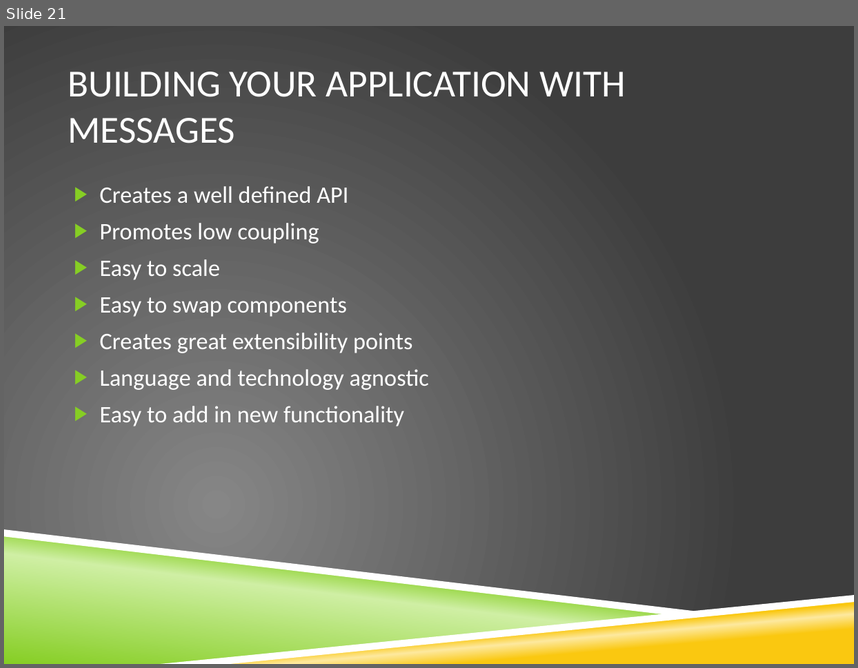
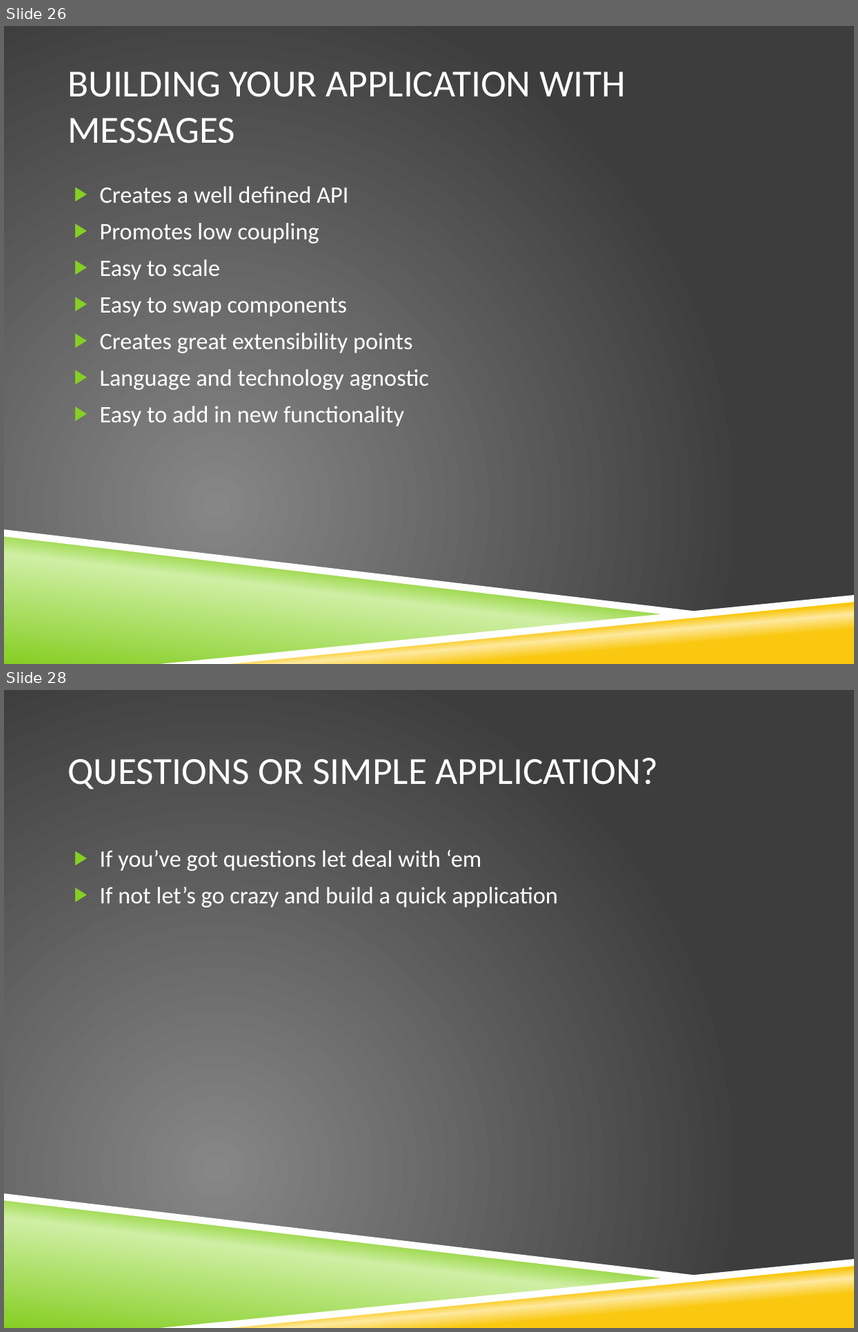
Before and after one commit to stimms/Queues, a slide deck: Queues and message based architecture.pptx. Shown one above the other, each under a label of ours: slide 21 before the commit, slides 26 and 28 after it; the slides between them are not shown. The pictures are 858x668 and 858x1332 pixels, drawn with LibreOffice and Linux fonts; fonts in the diff are those of the drawing; background and template pictures are left out. Boxes give left, top, right and bottom in pixels: in the first picture for what was removed or moved away, otherwise in the second. Text is boxed around its words. In the diff, an @@ line names an element or a change of style, - is before the commit and + after.

```diff
--- a/Queues and message based architecture.pptx
+++ b/Queues and message based architecture.pptx
@@ slide 28 added at (x1=4, y1=690, x2=854, y2=1328), background picture (left out); not listed: 4 template elements that a slide beside it also shows @@
@@ title added at (x1=67, y1=758, x2=659, y2=789), 32.4 pt, text #FFFFFF @@
+QUESTIONS OR SIMPLE APPLICATION?
@@ text added at (x1=100, y1=849, x2=558, y2=907), 20 pt, text #FFFFFF @@
+▶ If you’ve got questions let deal with ‘em
+▶ If not let’s go crazy and build a quick application
@@ what was slide 21 is now slide 26 @@
```
Also in this commit, not shown: 1 slide changed, 6 other slides added, 1 other file.
